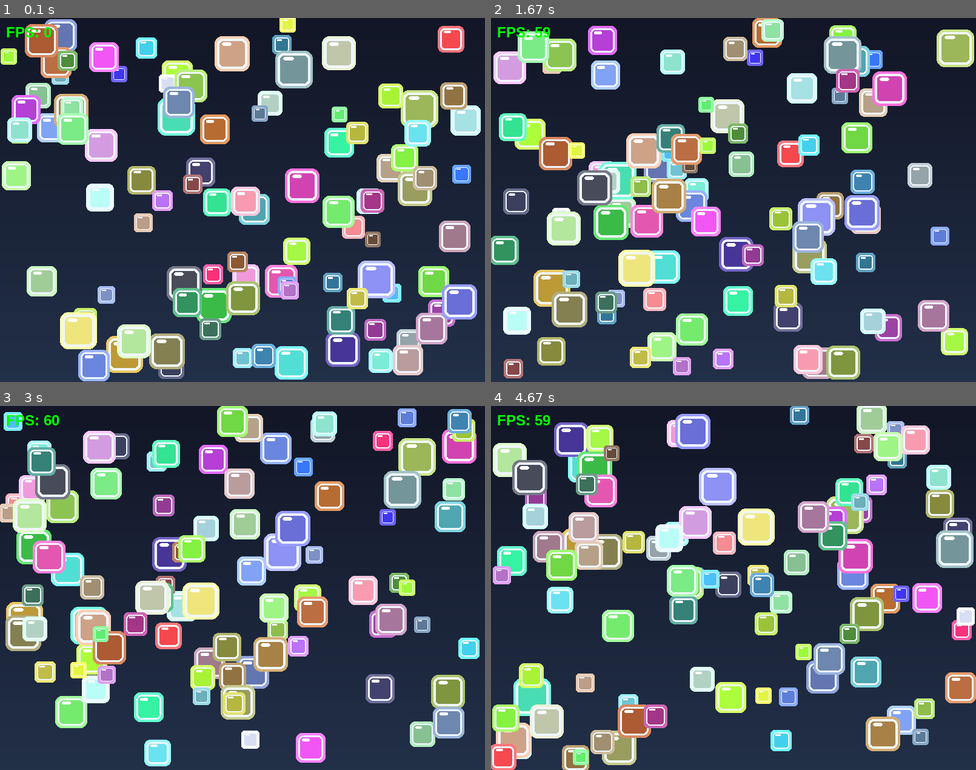
Above: before the commit, frames 1-4 (two rows, left to right).
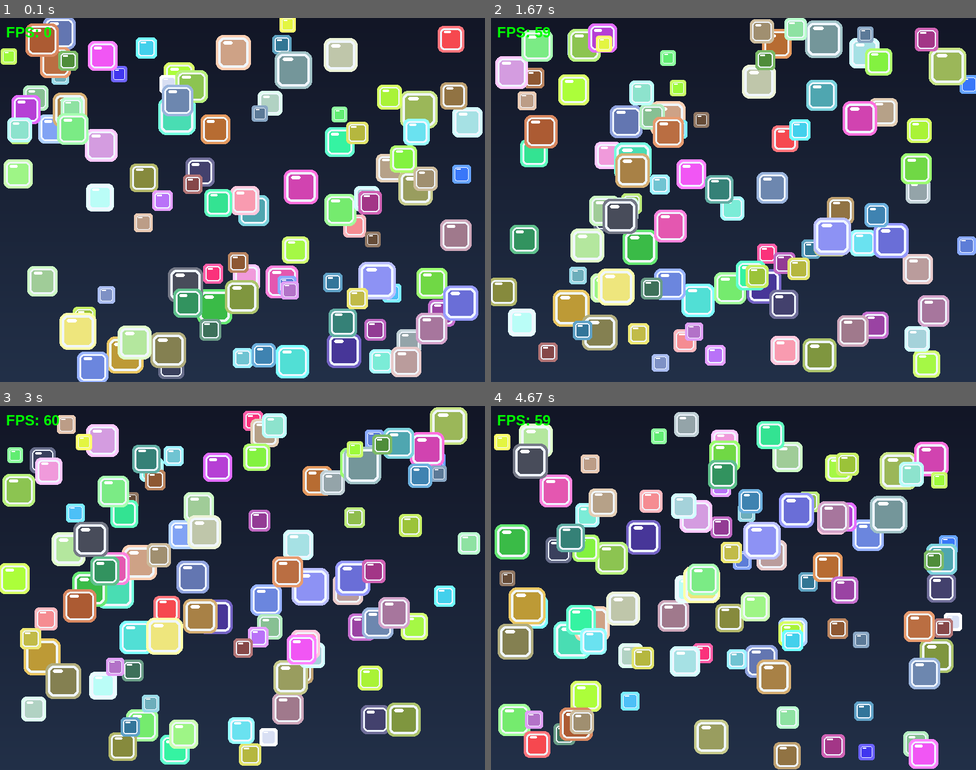
Above: after the commit, the same moments.

Repository: JustinDCosta/lab10-updated-pygame
Game: pygame game, started from main.py
Same seed, same stepped clock (60 frames per second), same inputs: the game is played once before the commit and once after it.
Inputs:
- Up to frame 1 (0.1 s): no input
- Up to frame 2 (1.67 s): no input
- Up to frame 3 (3 s): no input
- Up to frame 4 (4.67 s): no input

The runs differ from the first frame. In frame 1, 9.2% of the frame differs, in the area x 0-100%, y 0-100%; in frame 2, 52%; in frame 3, 53%; in frame 4, 55%.

Commit message:
Fix flee acceleration dt and speed clamp bug

Diff:
--- a/main.py
+++ b/main.py
@@ -122,7 +122,34 @@
     TODO 5: Clamp velocity to each square.max_speed after applying flee force.
     """
     # TODO: Implement flee steering and velocity updates.
-    _ = (squares, dt, FLEE_CHECK_RADIUS, FLEE_ACCELERATION)
+    for square in squares:
+        flee_accel_x = 0.0
+        flee_accel_y = 0.0
+
+        for other_square in squares:
+            if other_square.size > square.size:
+                diff_x = square.x - other_square.x
+                diff_y = square.y - other_square.y
+
+                distance = math.sqrt(diff_x * diff_x + diff_y * diff_y)
+
+                if distance < FLEE_CHECK_RADIUS and distance > 0:
+                    dir_x = diff_x / distance
+                    dir_y = diff_y / distance
+
+                    size_diff = other_square.size - square.size
+                    weight = size_diff / distance
+
+                    flee_accel_x += dir_x * weight * FLEE_ACCELERATION
+                    flee_accel_y += dir_y * weight * FLEE_ACCELERATION
+
+        square.vx += flee_accel_x * dt
+        square.vy += flee_accel_y * dt
+
+        current_speed = math.sqrt(square.vx * square.vx + square.vy * square.vy)
+        if current_speed > square.max_speed:
+            square.vx = (square.vx / current_speed) * square.max_speed
+            square.vy = (square.vy / current_speed) * square.max_speed
 
 
 def update_square(square: Square, dt: float) -> None:
Not shown, changed: JOURNAL.md
